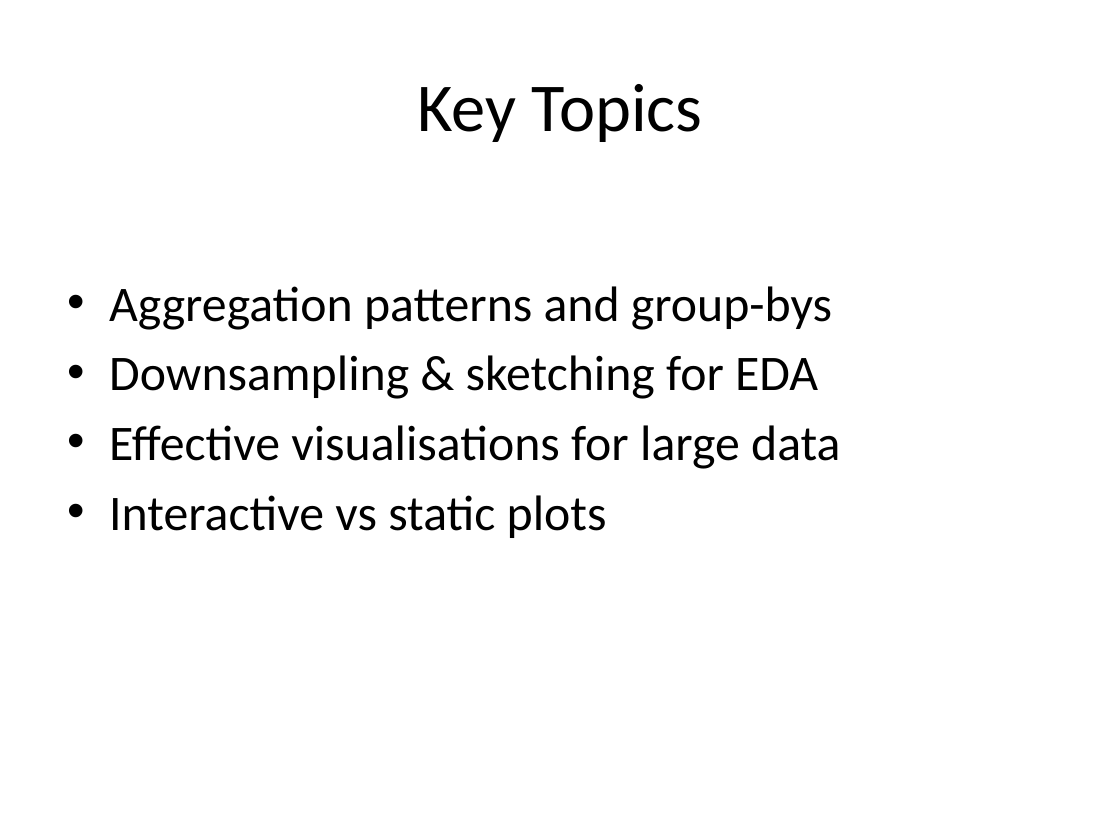
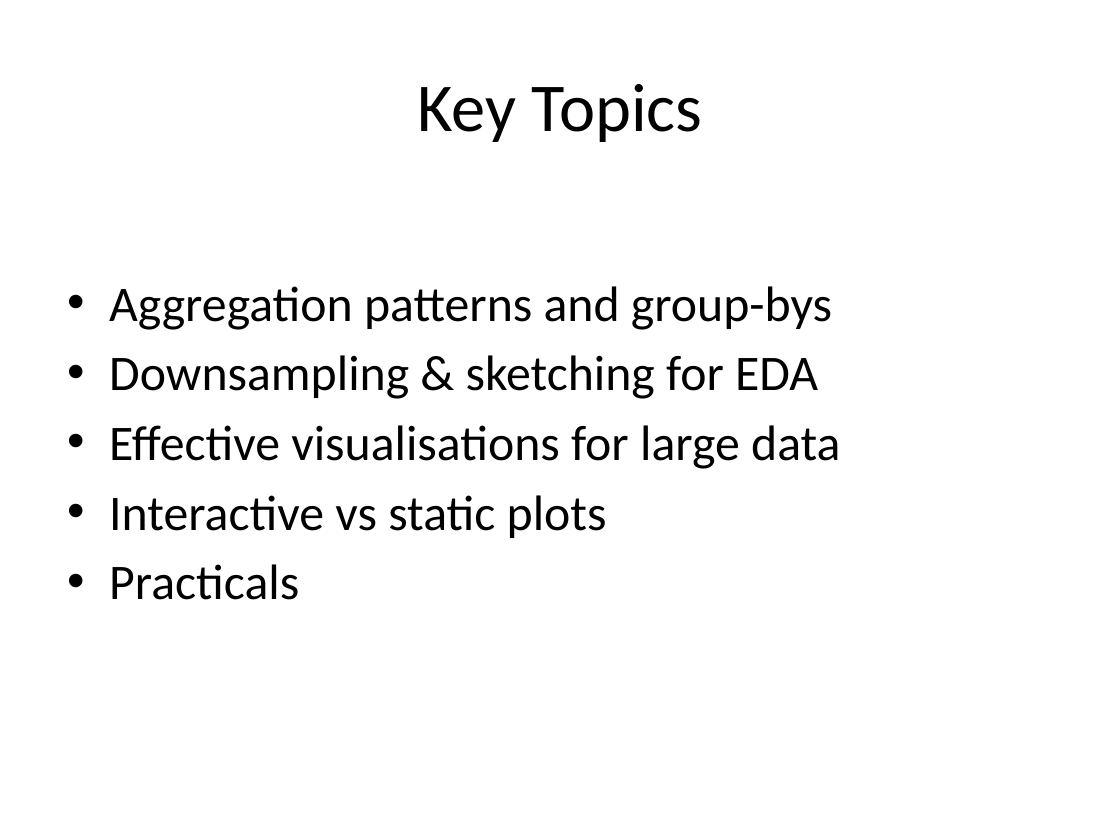
Before and after one commit to neelsoumya/teaching_big_data_analytics, a slide deck: slide 20 of Big_Data_Analytics_12_Lectures.pptx (slide 19 before the commit). Drawn at 1120x840 pixels with LibreOffice and Linux fonts; fonts in the diff are those of the drawing. Boxes give left, top, right and bottom in pixels: in the first picture for what was removed or moved away, otherwise in the second. Text is boxed around its words. In the diff, an @@ line names an element or a change of style, - is before the commit and + after.

```diff
--- a/Big_Data_Analytics_12_Lectures.pptx
+++ b/Big_Data_Analytics_12_Lectures.pptx
@@ text at (109,564,299,600): paragraph added @@
+• Practicals
```
Also in this commit, not shown: 13 other slides changed, 2 slides added, 3 other files.
